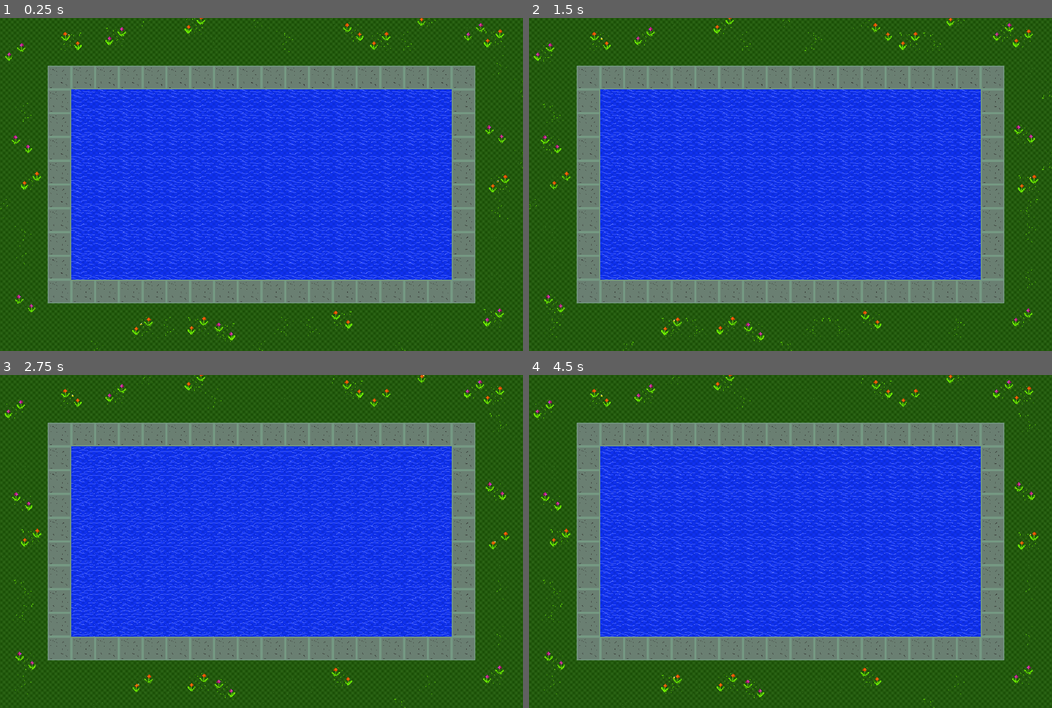
Above: before the commit, frames 1-4 (two rows, left to right).
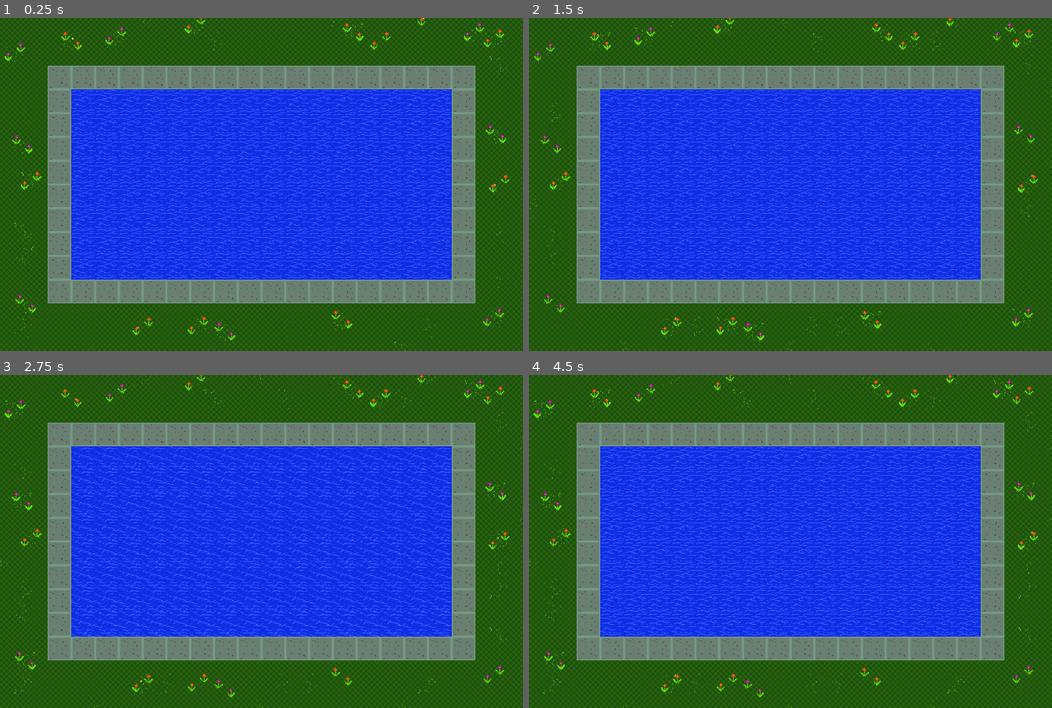
Above: after the commit, the same moments.

Repository: Plukers/ldjam42
Game: Godot game, scene res://Game.tscn
The game is run twice, just before and just after one commit, with the same random seed, the same clock (stepped at 60 frames per second) and the same inputs.
Inputs (mouse positions are in pixels of both pictures, inside the frame that each line leads up to):
- Up to frame 1 (0.25 s): no input
- Up to frame 2 (1.5 s): move the mouse to (905, 167) at 0.52 s; press the mouse at (905, 167) at 0.53 s; tap Enter at 1.25 s; move the mouse to (685, 201) at 1.27 s; release the mouse at (685, 201) at 1.28 s; click (685, 201) at 1.35 s
- Up to frame 3 (2.75 s): move the mouse to (313, 468) at 2.02 s; press the mouse at (313, 468) at 2.03 s
- Up to frame 4 (4.5 s): tap Space at 2.75 s; move the mouse to (764, 608) at 2.77 s; release the mouse at (764, 608) at 2.78 s; click (764, 608) at 2.85 s; move the mouse to (947, 591) at 3.52 s; press the mouse at (947, 591) at 3.53 s; tap Enter at 4.25 s; move the mouse to (633, 491) at 4.27 s; release the mouse at (633, 491) at 4.28 s; click (633, 491) at 4.35 s

The runs differ from the first frame. In frame 1, 10% of the frame differs, in the area x 0-100%, y 0-100%; in frame 2, 10%; in frame 3, 8.9%; in frame 4, 10%.

Commit message:
fixed swimmer enter water bug

Diff:
--- a/Game.gd
+++ b/Game.gd
@@ -33,5 +33,5 @@
 	swimmer.goto_water()
 
 	# reset timer
-	spawn_timer.wait_time = randi()%15
-	spawn_timer.start()
+	# spawn_timer.wait_time = randi()%15
+	# spawn_timer.start()
--- a/Pool/Pool.tscn
+++ b/Pool/Pool.tscn
@@ -20,7 +20,7 @@
 [sub_resource type="RectangleShape2D" id=4]
 
 custom_solver_bias = 0.0
-extents = Vector2( 464, 208 )
+extents = Vector2( 496, 240 )
 
 [sub_resource type="RectangleShape2D" id=3]
 
@@ -59,107 +59,107 @@
 
 [node name="Flowers" parent="Art/Flowers" index="0" instance=ExtResource( 2 )]
 
+frame = 0
+
 [node name="Flowers2" parent="Art/Flowers" index="1" instance=ExtResource( 2 )]
 
 position = Vector2( 1334.04, 314.673 )
+frame = 0
 flip_h = true
 
 [node name="Flowers3" parent="Art/Flowers" index="2" instance=ExtResource( 2 )]
 
 position = Vector2( 59.4024, 341.938 )
+frame = 0
 flip_h = true
 
 [node name="Flowers4" parent="Art/Flowers" index="3" instance=ExtResource( 2 )]
 
 position = Vector2( 1277.23, 39.7519 )
+frame = 0
 
 [node name="Flowers5" parent="Art/Flowers" index="4" instance=ExtResource( 2 )]
 
 position = Vector2( 68.4907, 771.36 )
+frame = 0
 flip_h = true
 
 [node name="Flowers6" parent="Art/Flowers" index="5" instance=ExtResource( 2 )]
 
 position = Vector2( 604.7, 846.338 )
-frame = 1
+frame = 2
 flip_h = true
 
 [node name="Flowers7" parent="Art/Flowers" index="6" instance=ExtResource( 2 )]
 
 position = Vector2( 1329.49, 807.713 )
-frame = 1
+frame = 2
 
 [node name="Flowers8" parent="Art/Flowers" index="7" instance=ExtResource( 2 )]
 
 position = Vector2( 311.603, 51.1123 )
-frame = 1
+frame = 2
 
 [node name="Flowers9" parent="Art/Flowers" index="8" instance=ExtResource( 3 )]
 
 position = Vector2( 524.57, 20.4356 )
-frame = 1
 _sections_unfolded = [ "Transform" ]
 
 [node name="Flowers10" parent="Art/Flowers" index="9" instance=ExtResource( 3 )]
 
 position = Vector2( 1329.6, 57.1796 )
-frame = 1
 _sections_unfolded = [ "Transform" ]
 
 [node name="Flowers11" parent="Art/Flowers" index="10" instance=ExtResource( 3 )]
 
 position = Vector2( 920.403, 813.772 )
-frame = 1
 flip_h = true
 _sections_unfolded = [ "Transform" ]
 
 [node name="Flowers12" parent="Art/Flowers" index="11" instance=ExtResource( 3 )]
 
 position = Vector2( 532.921, 830.474 )
-frame = 1
 _sections_unfolded = [ "Transform" ]
 
 [node name="Flowers13" parent="Art/Flowers" index="12" instance=ExtResource( 3 )]
 
 position = Vector2( 83.6417, 439.651 )
-frame = 0
+frame = 1
 _sections_unfolded = [ "Transform" ]
 
 [node name="Flowers14" parent="Art/Flowers" index="13" instance=ExtResource( 3 )]
 
 position = Vector2( 950.467, 40.4778 )
-frame = 0
+frame = 1
 flip_h = true
 _sections_unfolded = [ "Transform" ]
 
 [node name="Flowers15" parent="Art/Flowers" index="14" instance=ExtResource( 3 )]
 
 position = Vector2( 1024, 64 )
+frame = 3
 _sections_unfolded = [ "Transform" ]
 
 [node name="Flowers16" parent="Art/Flowers" index="15" instance=ExtResource( 4 )]
 
 position = Vector2( 192, 64 )
-frame = 5
+frame = 4
 flip_h = true
 _sections_unfolded = [ "Transform" ]
 
 [node name="Flowers17" parent="Art/Flowers" index="16" instance=ExtResource( 4 )]
 
 position = Vector2( 384, 832 )
-frame = 4
 _sections_unfolded = [ "Transform" ]
 
 [node name="Flowers18" parent="Art/Flowers" index="17" instance=ExtResource( 4 )]
 
 position = Vector2( 1152, 0 )
-frame = 4
 _sections_unfolded = [ "Transform" ]
 
 [node name="Flowers19" parent="Art/Flowers" index="18" instance=ExtResource( 4 )]
 
 position = Vector2( 1344, 448 )
-frame = 4
 _sections_unfolded = [ "Transform" ]
 
 [node name="Water" type="Node2D" parent="Art" index="2"]
@@ -169,7 +169,7 @@
 [node name="Water" parent="Art/Water" index="0" instance=ExtResource( 5 )]
 
 position = Vector2( 704, 448 )
-frame = 0
+frame = 2
 
 [node name="Meadow" type="Node2D" parent="Art" index="3"]
 
@@ -178,144 +178,157 @@
 [node name="Meadow" parent="Art/Meadow" index="0" instance=ExtResource( 6 )]
 
 position = Vector2( 384, 0 )
-frame = 0
+frame = 1
 _sections_unfolded = [ "Transform" ]
 
 [node name="Meadow2" parent="Art/Meadow" index="1" instance=ExtResource( 6 )]
 
 position = Vector2( 576, 64 )
-frame = 3
+frame = 0
 _sections_unfolded = [ "Transform" ]
 
 [node name="Meadow23" parent="Art/Meadow" index="2" instance=ExtResource( 6 )]
 
 position = Vector2( 704, 0 )
+frame = 3
 flip_h = true
 _sections_unfolded = [ "Transform" ]
 
 [node name="Meadow24" parent="Art/Meadow" index="3" instance=ExtResource( 6 )]
 
 position = Vector2( 768, 64 )
+frame = 3
 flip_v = true
 _sections_unfolded = [ "Transform" ]
 
 [node name="Meadow3" parent="Art/Meadow" index="4" instance=ExtResource( 6 )]
 
 position = Vector2( 896, 0 )
-frame = 3
+frame = 0
 _sections_unfolded = [ "Transform" ]
 
 [node name="Meadow4" parent="Art/Meadow" index="5" instance=ExtResource( 6 )]
 
 position = Vector2( 1088, 64 )
+frame = 3
 _sections_unfolded = [ "Transform" ]
 
 [node name="Meadow5" parent="Art/Meadow" index="6" instance=ExtResource( 6 )]
 
 position = Vector2( 64, 256 )
+frame = 3
 _sections_unfolded = [ "Transform" ]
 
 [node name="Meadow6" parent="Art/Meadow" index="7" instance=ExtResource( 6 )]
 
 position = Vector2( 0, 512 )
+frame = 3
 flip_v = true
 _sections_unfolded = [ "Transform" ]
 
 [node name="Meadow7" parent="Art/Meadow" index="8" instance=ExtResource( 6 )]
 
 position = Vector2( 64, 576 )
-frame = 0
+frame = 1
 _sections_unfolded = [ "Transform" ]
 
 [node name="Meadow8" parent="Art/Meadow" index="9" instance=ExtResource( 6 )]
 
 position = Vector2( 64, 640 )
-frame = 0
+frame = 1
 flip_h = true
 _sections_unfolded = [ "Transform" ]
 
 [node name="Meadow9" parent="Art/Meadow" index="10" instance=ExtResource( 6 )]
 
 position = Vector2( 64, 832 )
-frame = 3
+frame = 0
 flip_v = true
 _sections_unfolded = [ "Transform" ]
 
 [node name="Meadow10" parent="Art/Meadow" index="11" instance=ExtResource( 6 )]
 
 position = Vector2( 256, 896 )
+frame = 3
 flip_h = true
 _sections_unfolded = [ "Transform" ]
 
 [node name="Meadow11" parent="Art/Meadow" index="12" instance=ExtResource( 6 )]
 
 position = Vector2( 448, 832 )
+frame = 3
 _sections_unfolded = [ "Transform" ]
 
 [node name="Meadow12" parent="Art/Meadow" index="13" instance=ExtResource( 6 )]
 
 position = Vector2( 704, 896 )
+frame = 3
 _sections_unfolded = [ "Transform" ]
 
 [node name="Meadow13" parent="Art/Meadow" index="14" instance=ExtResource( 6 )]
 
 position = Vector2( 768, 832 )
+frame = 3
 flip_h = true
 _sections_unfolded = [ "Transform" ]
 
 [node name="Meadow14" parent="Art/Meadow" index="15" instance=ExtResource( 6 )]
 
 position = Vector2( 832, 832 )
+frame = 3
 _sections_unfolded = [ "Transform" ]
 
 [node name="Meadow15" parent="Art/Meadow" index="16" instance=ExtResource( 6 )]
 
 position = Vector2( 1088, 896 )
-frame = 0
+frame = 1
 _sections_unfolded = [ "Transform" ]
 
 [node name="Meadow16" parent="Art/Meadow" index="17" instance=ExtResource( 6 )]
 
 position = Vector2( 1152, 832 )
-frame = 3
+frame = 0
 flip_v = true
 _sections_unfolded = [ "Transform" ]
 
 [node name="Meadow17" parent="Art/Meadow" index="18" instance=ExtResource( 6 )]
 
 position = Vector2( 1344, 704 )
-frame = 3
+frame = 0
 _sections_unfolded = [ "Transform" ]
 
 [node name="Meadow18" parent="Art/Meadow" index="19" instance=ExtResource( 6 )]
 
 position = Vector2( 1344, 576 )
-frame = 3
+frame = 0
 flip_v = true
 _sections_unfolded = [ "Transform" ]
 
 [node name="Meadow19" parent="Art/Meadow" index="20" instance=ExtResource( 6 )]
 
 position = Vector2( 1344, 512 )
+frame = 3
 flip_h = true
 _sections_unfolded = [ "Transform" ]
 
 [node name="Meadow20" parent="Art/Meadow" index="21" instance=ExtResource( 6 )]
 
 position = Vector2( 1408, 384 )
+frame = 3
 flip_v = true
 _sections_unfolded = [ "Transform" ]
 
 [node name="Meadow21" parent="Art/Meadow" index="22" instance=ExtResource( 6 )]
 
 position = Vector2( 1408, 192 )
+frame = 3
 flip_v = true
 _sections_unfolded = [ "Transform" ]
 
 [node name="Meadow22" parent="Art/Meadow" index="23" instance=ExtResource( 6 )]
 
 position = Vector2( 1344, 128 )
-frame = 0
+frame = 1
 _sections_unfolded = [ "Transform" ]
 
 [node name="PoolBorder" type="StaticBody2D" parent="." index="1"]
@@ -356,7 +369,6 @@
 
 [node name="WaterArea" type="Area2D" parent="." index="2"]
 
-editor/display_folded = true
 input_pickable = true
 gravity_vec = Vector2( 0, 1 )
 gravity = 98.0
@@ -375,7 +387,6 @@
 
 [node name="EnterWaterArea" type="Area2D" parent="." index="3"]
 
-editor/display_folded = true
 input_pickable = true
 gravity_vec = Vector2( 0, 1 )
 gravity = 98.0
--- a/Swimmer/Swimmer.gd
+++ b/Swimmer/Swimmer.gd
@@ -7,10 +7,10 @@
 }
 
 export var speed = 5.0
-export var initial_force_magnitude = 30.0
+export var initial_force_magnitude = 40.0
 
 var force_arrow
-var state
+var state = State.GOTO_WATER
 
 var selected = false
 var walk_target = Vector2()
@@ -32,20 +32,21 @@
 	_set_state(State.LEAVE_WATER)
 
 func _on_input_event(viewport, event, shape_idx):
-	if event is InputEventMouseButton and event.pressed:
+	if state == State.IN_WATER and event is InputEventMouseButton and event.pressed:
 		force_arrow.visible = true
 		selected = true
 
 func _on_area_entered(area):
 	if(area.get_collision_layer_bit(Constants.ENTER_WATER_LAYER)):
+		pass
+
+	if(area.get_collision_layer_bit(Constants.WATER_AREA_LAYER)):
 		$Move.stop_all()
 		apply_impulse(Vector2(), initial_force)
-
-	if(area.get_collision_layer_bit(Constants.WATER_AREA_LAYER)):
 		_set_state(State.IN_WATER)
 
-func _set_state(state):
-	match state:
+func _set_state(new_state):
+	match new_state:
 		State.GOTO_WATER:
 			$Area2D.set_collision_mask_bit(Constants.ENTER_WATER_LAYER, true)
 			$Area2D.set_collision_mask_bit(Constants.WATER_AREA_LAYER, true)
@@ -58,12 +59,16 @@
 			$Move.interpolate_property(self, "position", self.position, walk_target, 3.0, Tween.TRANS_LINEAR, Tween.EASE_IN)
 			$Move.start()
 
+			state = State.GOTO_WATER
+
 		State.IN_WATER:
 			$Area2D.set_collision_mask_bit(Constants.ENTER_WATER_LAYER, false)
 			$Area2D.set_collision_mask_bit(Constants.WATER_AREA_LAYER, false)
 
 			self.set_collision_mask_bit(Constants.POOL_BORDER_LAYER, true)
 			self.set_collision_mask_bit(Constants.SWIMMER_LAYER, true)
+
+			state = State.IN_WATER
 
 		State.LEAVE_WATER:
 			$Area2D.set_collision_mask_bit(Constants.ENTER_WATER_LAYER, false)
@@ -72,13 +77,13 @@
 			self.set_collision_mask_bit(Constants.POOL_BORDER_LAYER, false)
 			self.set_collision_mask_bit(Constants.SWIMMER_LAYER, false)
 
+			state = State.LEAVE_WATER
+
 func _process(delta):
-
 	if state == State.IN_WATER and selected:
 		if Input.is_action_pressed("select"):
 			force_arrow.set_end_pos(get_viewport().get_mouse_position() - self.position)
 		else:
 			force_arrow.visible = false
 			selected = false
-			print("Force: ", force_arrow.get_force_vector())
 			apply_impulse(Vector2(0, 0),  force_arrow.get_force_vector())
--- a/Swimmer/Swimmer.tscn
+++ b/Swimmer/Swimmer.tscn
@@ -39,7 +39,7 @@
 script = ExtResource( 1 )
 _sections_unfolded = [ "Collision", "Pause", "Transform", "Z Index" ]
 speed = 5.0
-initial_force_magnitude = 30.0
+initial_force_magnitude = 40.0
 
 [node name="Sprite" type="Sprite" parent="." index="0"]
 
